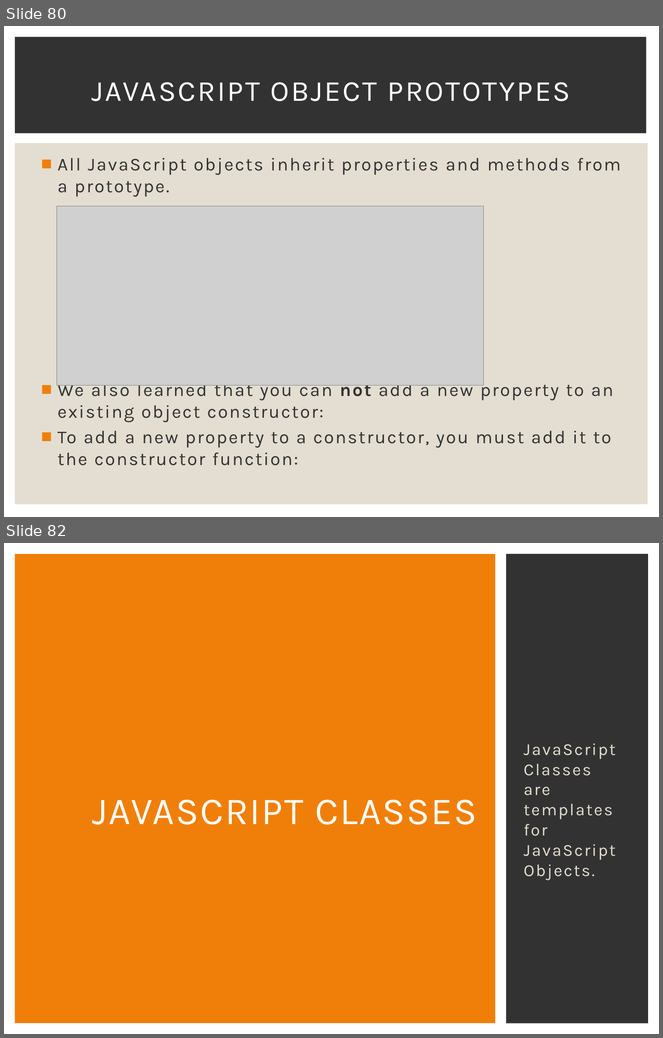
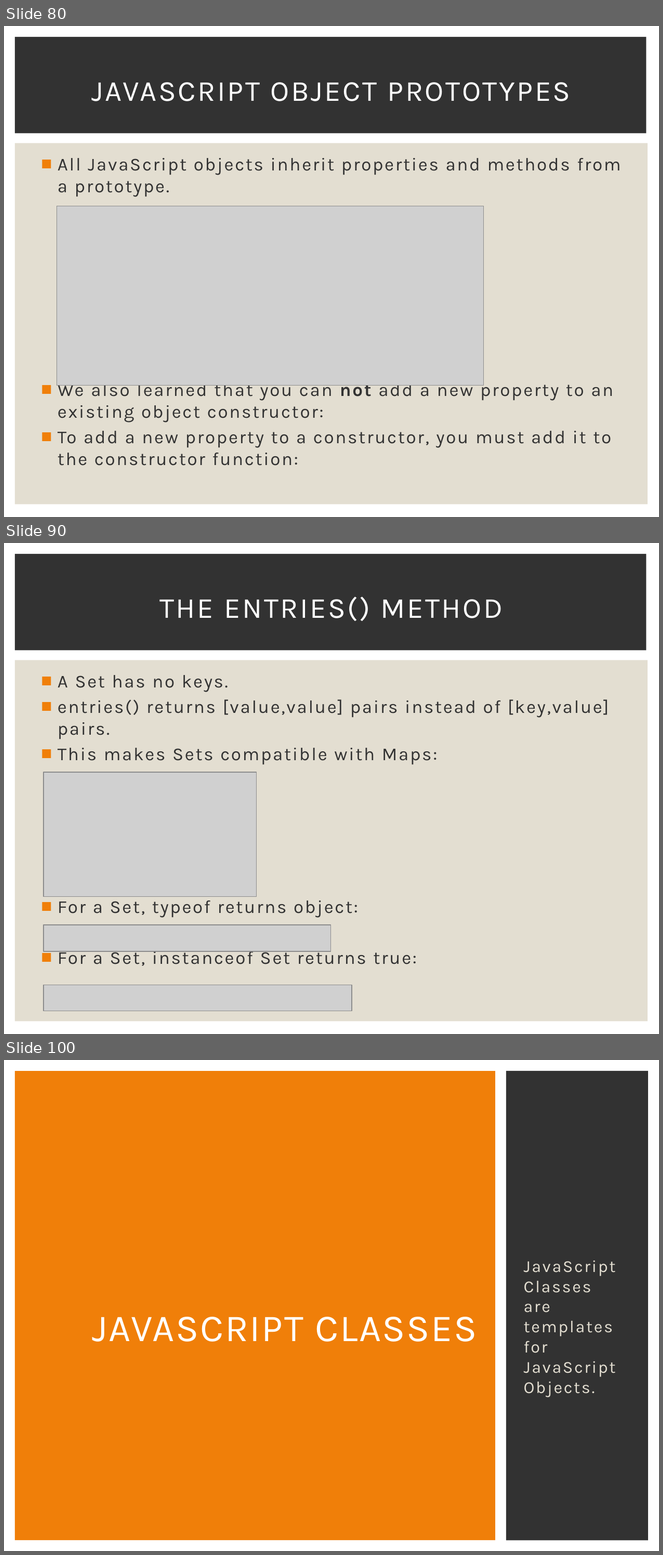
Before and after one commit to Karamihova/Fundamentals-JS, a slide deck: Programming Prep.pptx. Shown one above the other, each under a label of ours: slides 80 and 82 before the commit, slides 80, 90 and 100 after it; the slides between them are not shown. The pictures are 663x1038 and 663x1555 pixels, drawn with LibreOffice and Linux fonts; fonts in the diff are those of the drawing; grey boxes stand for pictures. Boxes give left, top, right and bottom in pixels: in the first picture for what was removed or moved away, otherwise in the second. Text is boxed around its words. In the diff, an @@ line names an element or a change of style, - is before the commit and + after.

Commit message:
Study Objects and Classes

```diff
--- a/Programming Prep.pptx
+++ b/Programming Prep.pptx
@@ slide 90 added at (4,543,659,1034), background #FFFFFF; not listed: 2 template elements that a slide beside it also shows @@
@@ title added at (159,597,503,621), 32 pt, text #FFFFFF @@
+THE ENTRIES() METHOD
@@ text added at (58,675,609,966), 20 pt, text #323232 @@
+■ A Set has no keys.
+■ entries() returns [value,value] pairs instead of [key,value] pairs.
+■ This makes Sets compatible with Maps:
+■ For a Set, typeof returns object:
+■ For a Set, instanceof Set returns true:
@@ picture added at (44,772,256,897) @@
@@ picture added at (44,925,331,952) @@
@@ picture added at (44,985,352,1012) @@
@@ what was slide 82 is now slide 100 @@
```
Also in this commit, not shown: 1 slide changed, 21 other slides added, 3 other files.
